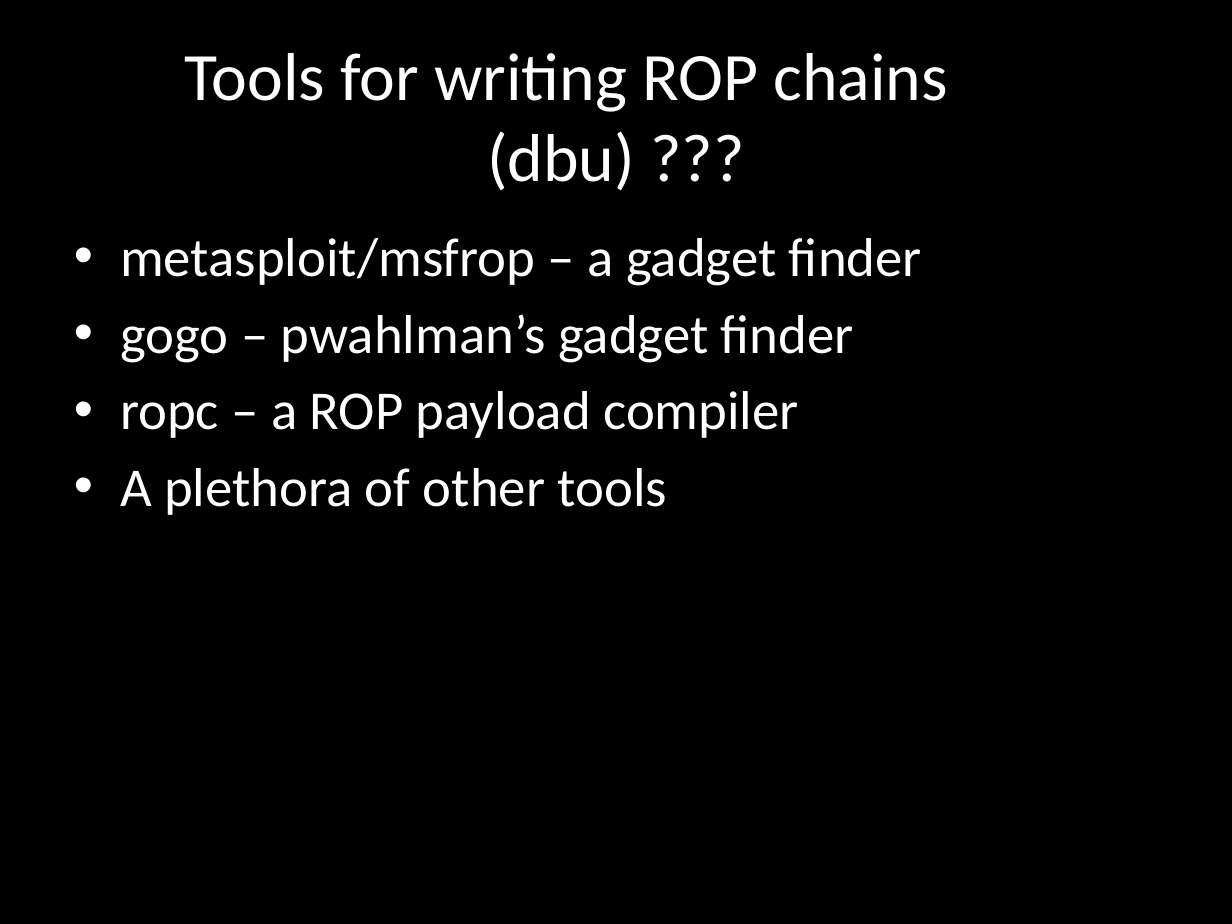
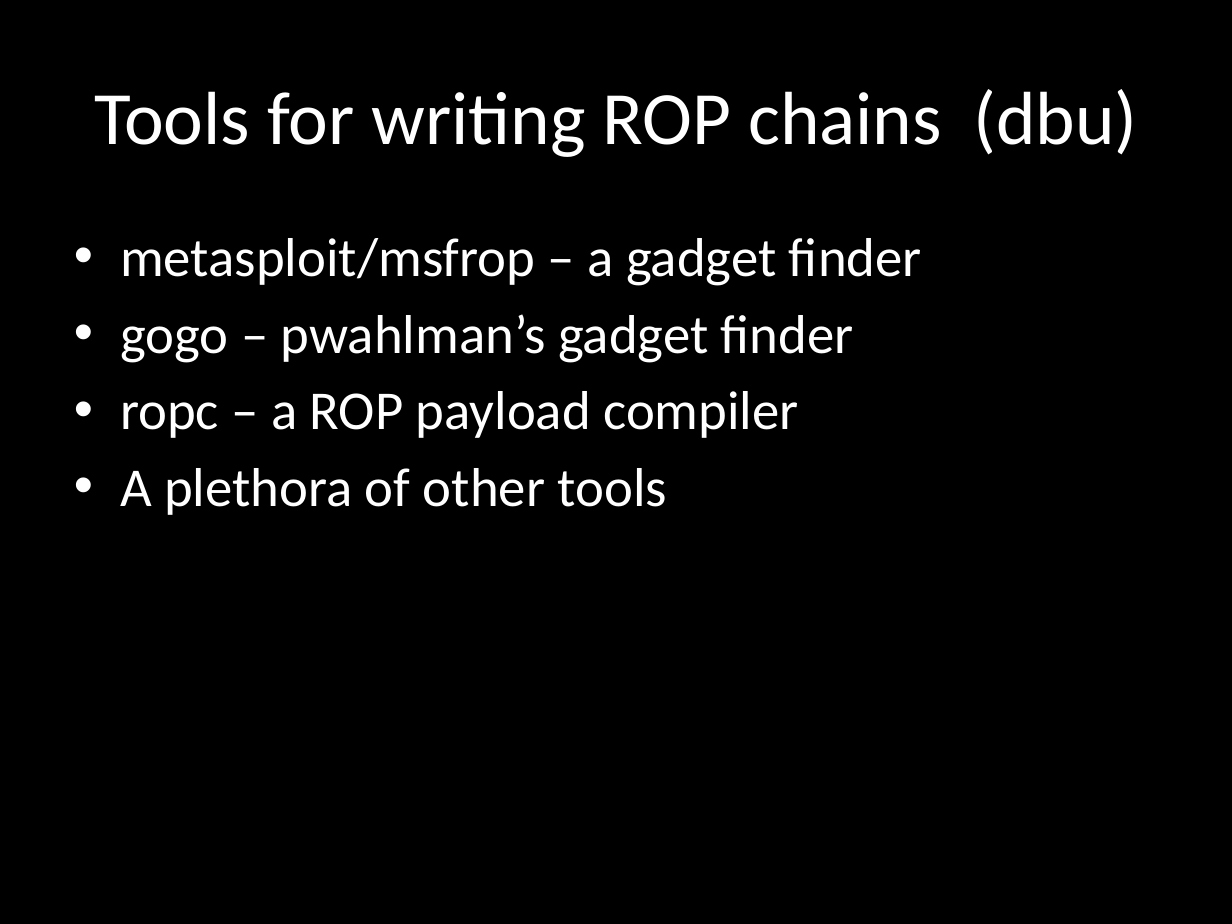
Before and after one commit to wuurrd/techzonepresentation, a slide deck: slide 19 of presentation.pptx. Drawn at 1232x924 pixels with LibreOffice and Linux fonts; fonts in the diff are those of the drawing. Boxes give left, top, right and bottom in pixels: in the first picture for what was removed or moved away, otherwise in the second. Text is boxed around its words. In the diff, an @@ line names an element or a change of style, - is before the commit and + after.

```diff
--- a/presentation.pptx
+++ b/presentation.pptx
@@ title at <box>94,89,1137,157</box>: text changed; size 39.6 to 44 pt @@
-Tools for writing ROP chains (dbu) ???
+Tools for writing ROP chains (dbu)
```
Also in this commit, not shown: 8 other slides changed.
